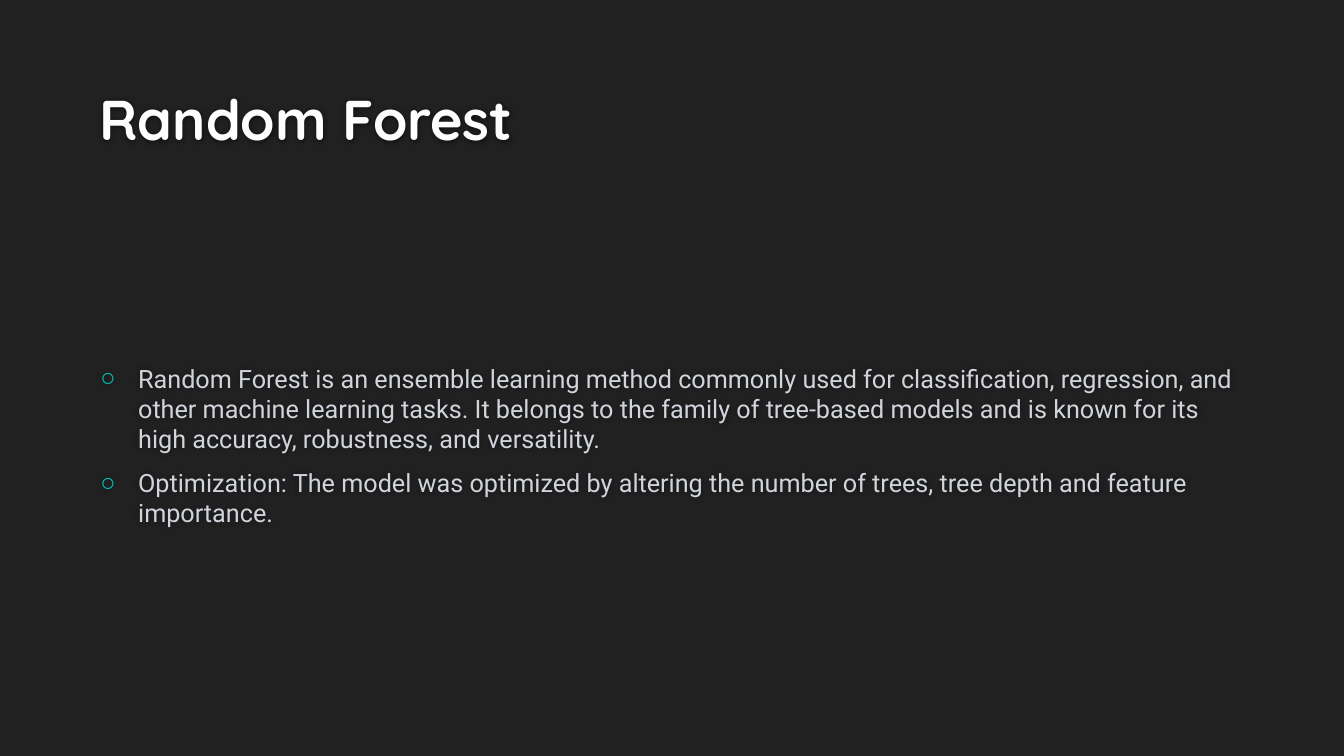
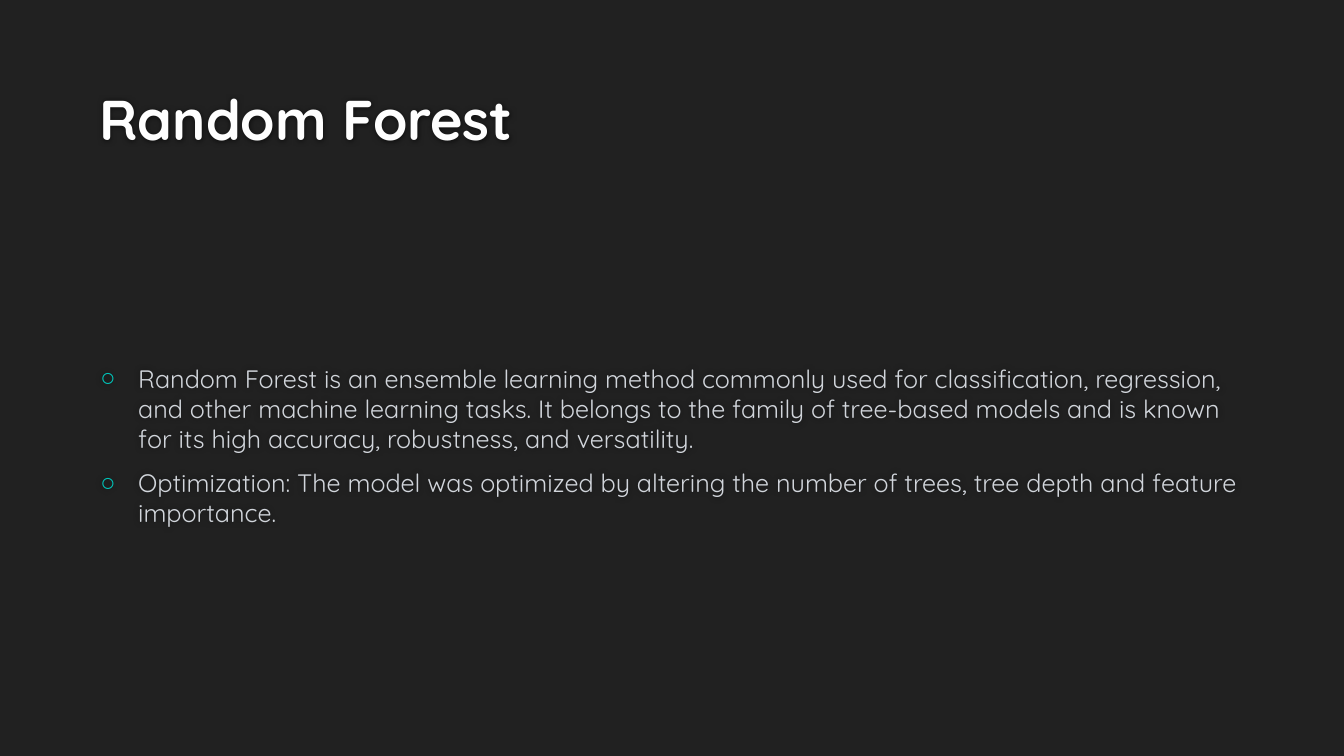
Before and after one commit to KavishNaran/Loan-risk---machine-learning, a slide deck: slide 7 of Credit Loan Presentation.pptx (slide 5 before the commit). Drawn at 1344x756 pixels with LibreOffice and Linux fonts; fonts in the diff are those of the drawing; background and template pictures are left out. Boxes give left, top, right and bottom in pixels: in the first picture for what was removed or moved away, otherwise in the second. Text is boxed around its words. In the diff, an @@ line names an element or a change of style, - is before the commit and + after.

```diff
--- a/Credit Loan Presentation.pptx
+++ b/Credit Loan Presentation.pptx
@@ text "Random Forest is an ensemble ..." at box(138, 369, 1236, 527): font Roboto to Quicksand @@
```
Also in this commit, not shown: 4 other slides changed, 3 slides added, 1 slide removed.
